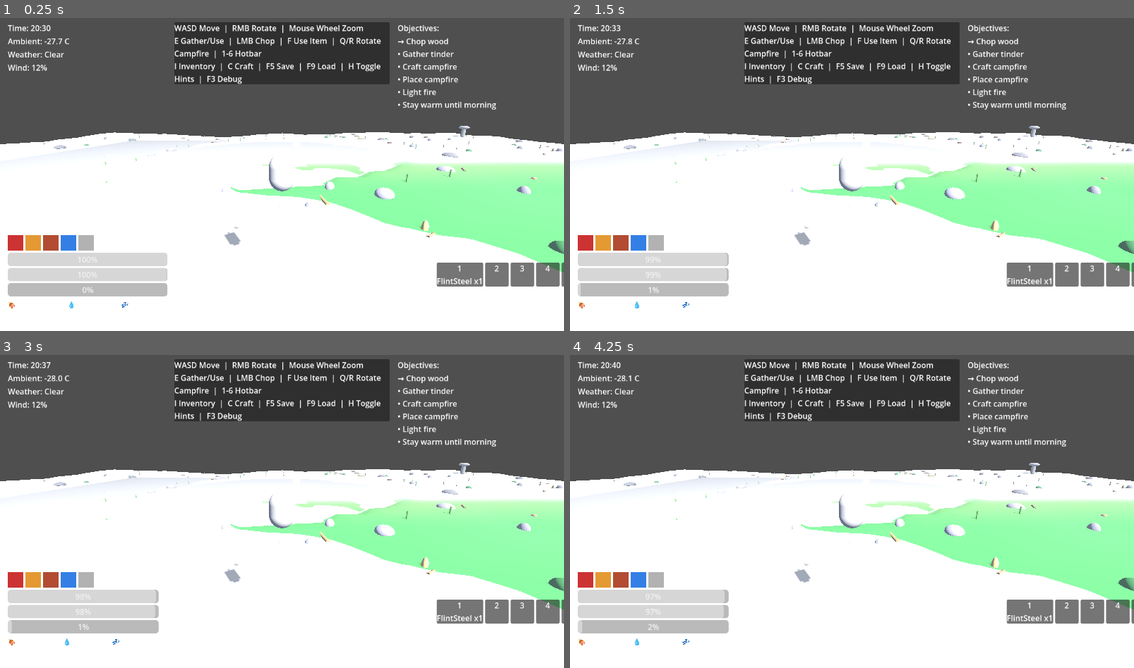
Above: before the commit, frames 1-4 (two rows, left to right).
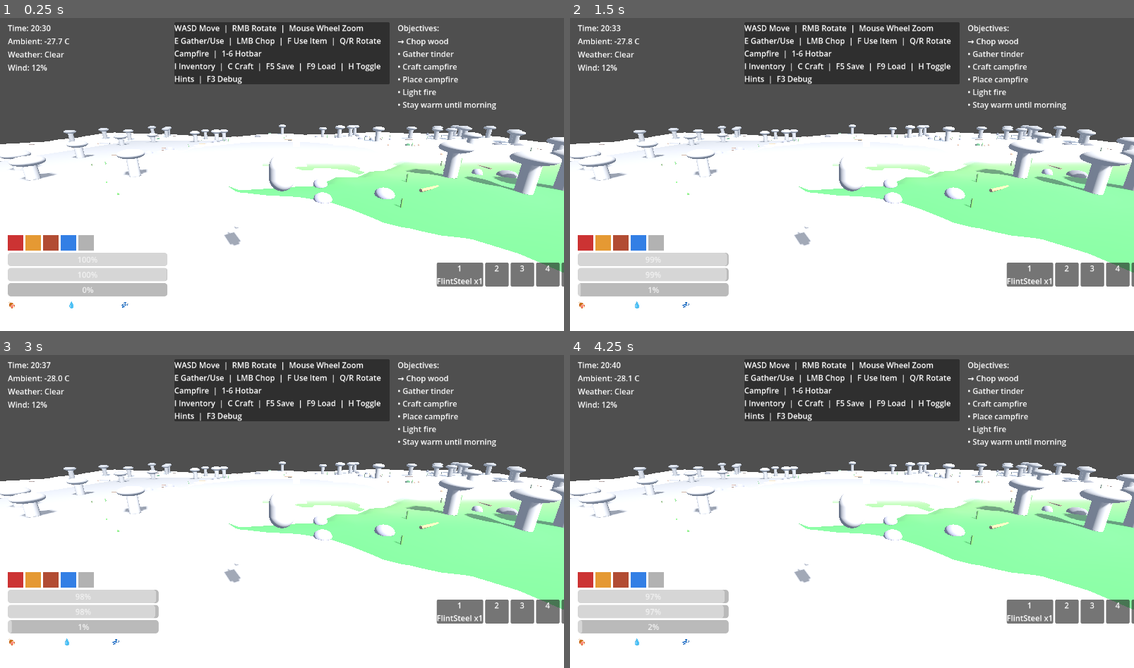
Above: after the commit, the same moments.

Repository: DrDerws/game-wtf
Game: Godot game, scene res://scenes/Bootstrap.tscn
Two runs of this game, one before a commit and one after it. Both use one fixed random seed, a clock stepped at 60 frames per second and the inputs below.
Inputs (mouse positions are in pixels of both pictures, inside the frame that each line leads up to):
- Up to frame 1 (0.25 s): no input
- Up to frame 2 (1.5 s): tap Enter at 0.5 s; move the mouse to (976, 155) at 0.52 s; click (976, 155) at 0.67 s; tap Space at 1.25 s; move the mouse to (739, 187) at 1.27 s; click (739, 187) at 1.42 s
- Up to frame 3 (3 s): tap Enter at 2 s; move the mouse to (338, 439) at 2.02 s; click (338, 439) at 2.17 s; tap Space at 2.75 s; move the mouse to (253, 574) at 2.77 s; click (253, 574) at 2.92 s
- Up to frame 4 (4.25 s): tap Enter at 3.5 s; move the mouse to (1021, 558) at 3.52 s; click (1021, 558) at 3.67 s

The runs differ from the first frame. In frame 1, 3.2% of the frame differs, in the area x 0-100%, y 34-76%; in frame 2, 3.2%; in frame 3, 3.2%; in frame 4, 3.2%.
Error before the commit: Parse Error: Variable "chopped" has the same name as a previously declared signal. (res://scripts/Tree.gd:10)
Error after the commit: Invalid assignment of property or key 'border_width_all' with value of type 'int' on a base object of type 'StyleBoxFlat'. (res://scripts/HUD.gd:178)

Commit message:
Rename tree chopped flag

Diff:
--- a/game-project/scripts/Tree.gd
+++ b/game-project/scripts/Tree.gd
@@ -7,7 +7,7 @@
 
 var health: int
 var is_fallen: bool = false
-var chopped: bool = false
+var is_chopped: bool = false
 
 @onready var trunk: MeshInstance3D = $Trunk
 @onready var leaves: MeshInstance3D = $Leaves
@@ -31,7 +31,7 @@
 
 func _fall() -> void:
 	is_fallen = true
-	chopped = true
+	is_chopped = true
 	set_collision_layer_value(1, false)
 	set_collision_mask_value(1, false)
 	var tween := create_tween()
@@ -47,7 +47,7 @@
 	return {
 		"health": health,
 		"fallen": is_fallen,
-		"chopped": chopped,
+		"chopped": is_chopped,
 	}
 
 func apply_state(state: Dictionary) -> void:
@@ -55,7 +55,7 @@
 		return
 	health = int(state.get("health", max_health))
 	is_fallen = bool(state.get("fallen", false))
-	chopped = bool(state.get("chopped", is_fallen))
+	is_chopped = bool(state.get("chopped", is_fallen))
 	if is_fallen:
 		leaves.visible = false
 		set_collision_layer_value(1, false)
